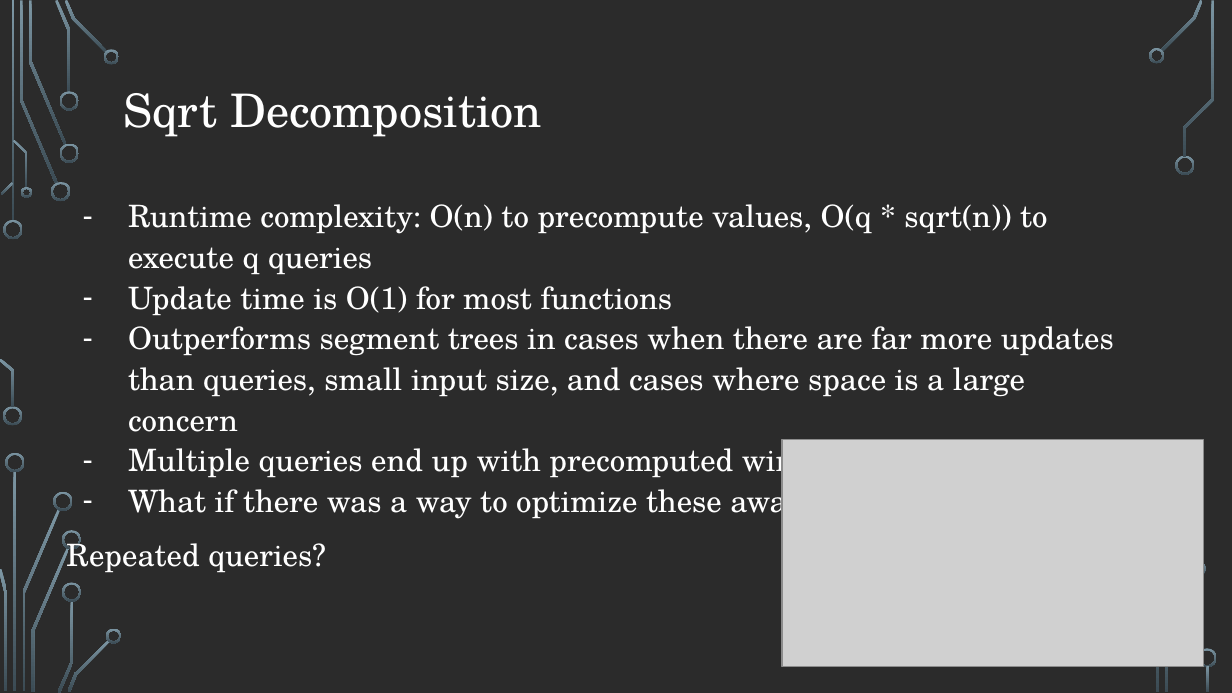
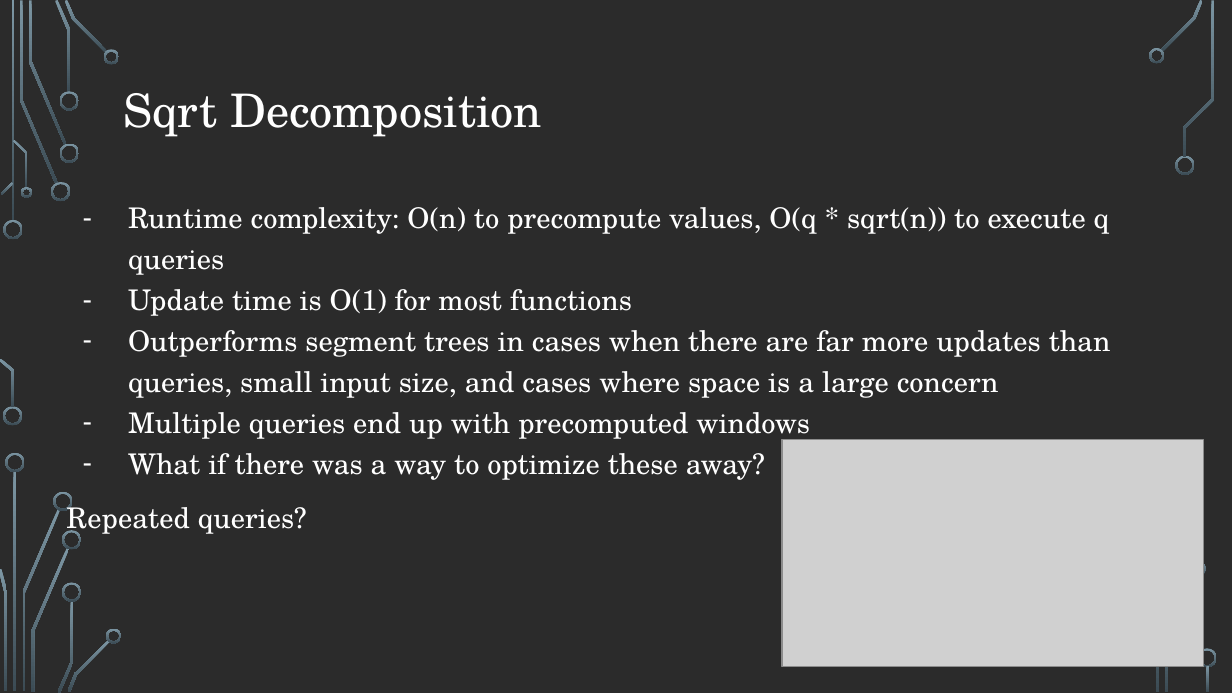
Before and after one commit to markfloryan/advalgo_projects, a slide deck: slide 5 of projects/16-mosAlgorithm/slides/lecture_mosAlgorithm.pptx. Drawn at 1232x693 pixels with LibreOffice and Linux fonts; fonts in the diff are those of the drawing; grey boxes stand for pictures; background and template pictures are left out; a plain dark background stands for a picture behind light text. Boxes give left, top, right and bottom in pixels: in the first picture for what was removed or moved away, otherwise in the second. Text is boxed around its words. In the diff, an @@ line names an element or a change of style, - is before the commit and + after.

```diff
--- a/projects/16-mosAlgorithm/slides/lecture_mosAlgorithm.pptx
+++ b/projects/16-mosAlgorithm/slides/lecture_mosAlgorithm.pptx
@@ text "Runtime complexity: O(n) to precompute ..." at <box>66,207,1111,538</box>: size 18 to 16.6 pt; line spacing 1.1 to 1.2 @@
```
Also in this commit, not shown: 18 other slides changed, 1 other file.
